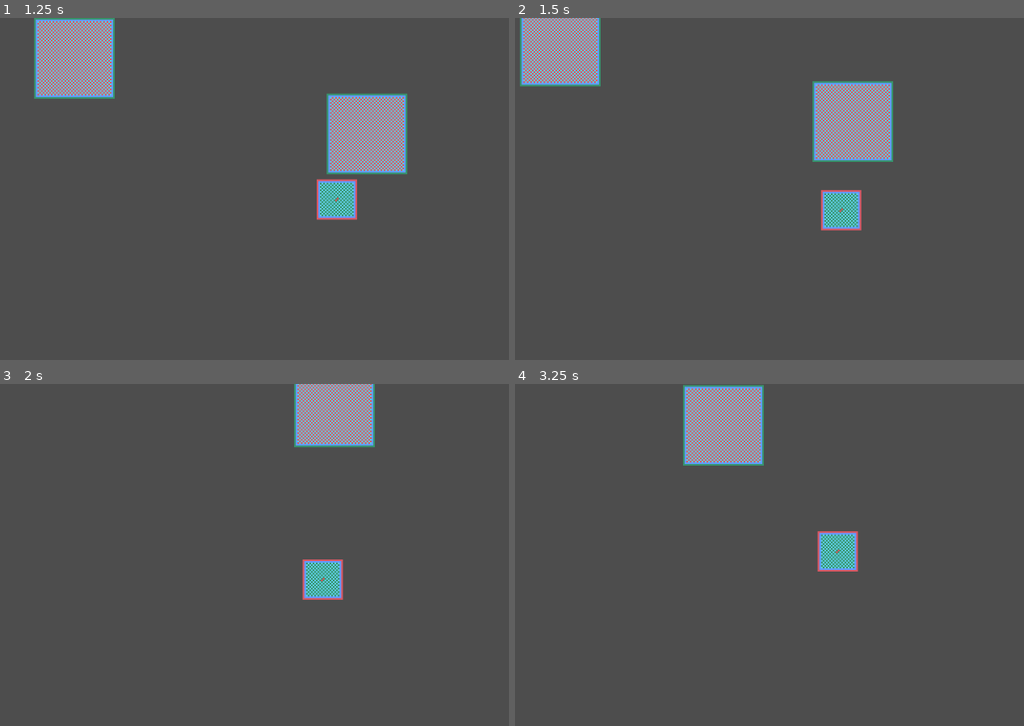
Above: before the commit, frames 1-4 (two rows, left to right).
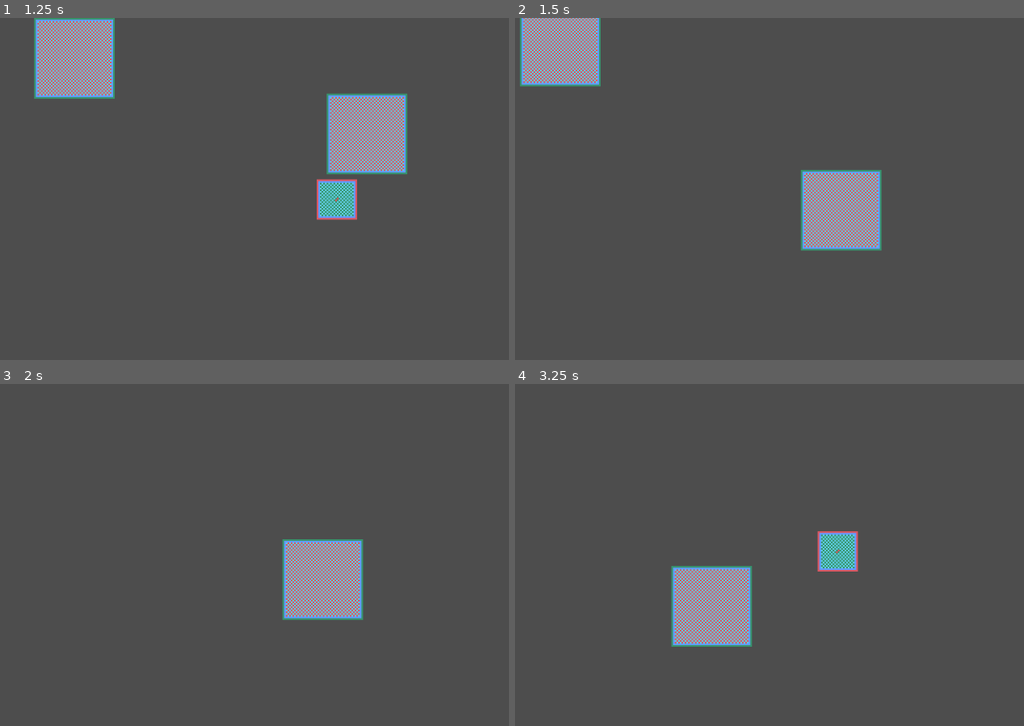
Above: after the commit, the same moments.

Repository: Laquinh/hell-duck-game
Game: Godot game, scene res://main.tscn
Two runs of this game, one before a commit and one after it. Both use one fixed random seed, a clock stepped at 60 frames per second and the inputs below.
Inputs:
- Up to frame 1 (1.25 s): tap Enter at 0.5 s; hold Right (move_right) from 0.53 s (still down); hold Space (possess, bound only after the commit) from 0.53 s (still down)
- Up to frame 2 (1.5 s): release Right (move_right) at 1.28 s; release Space (possess, bound only after the commit) at 1.28 s; hold Down (move_down) from 1.28 s (still down); tap Space (possess, bound only after the commit) at 1.35 s
- Up to frame 3 (2 s): keep holding Down (move_down)
- Up to frame 4 (3.25 s): release Down (move_down) at 2.03 s; hold Right (move_right) 2.03-2.78 s; hold Space (possess, bound only after the commit) 2.03-2.78 s; hold Up (move_up) from 2.78 s (still down); tap Space (possess, bound only after the commit) at 2.85 s

Frame 1 is identical in both runs. In frame 2, 7.5% of the frame differs, in the area x 56-75%, y 18-69%; in frame 3, 6.7%; in frame 4, 7.5%, in the area x 30-49%, y 0-77%.

Commit message:
Implement possessing furniture

Diff:
--- a/player/player.gd
+++ b/player/player.gd
@@ -3,6 +3,8 @@
 @export var speed: float = 200
 @export var acceleration: float = 1000
 @export var friction: float = 2200
+
+var possessed_furniture: Node2D = null
 
 func _physics_process(delta: float) -> void:
 	var input = Vector2.ZERO
@@ -24,3 +26,18 @@
 		velocity = velocity.move_toward(input * speed, acceleration * delta)
 
 	move_and_slide()
+
+	if possessed_furniture:
+		possessed_furniture.position = position
+
+func _input(event: InputEvent) -> void:
+	if event.is_action_pressed("possess"):
+		if possessed_furniture:
+			possessed_furniture = null
+			visible = true
+		else:
+			for area in $Area2D.get_overlapping_areas():
+				if area.name.contains("Furniture"):
+					possessed_furniture = area
+					visible = false
+					break
--- a/player/player.tscn
+++ b/player/player.tscn
@@ -1,10 +1,13 @@
-[gd_scene load_steps=4 format=3 uid="uid://d1gpphkbcphic"]
+[gd_scene load_steps=5 format=3 uid="uid://d1gpphkbcphic"]
 
 [ext_resource type="Script" uid="uid://cshdedybrrd4v" path="res://player/player.gd" id="1_4flbx"]
 [ext_resource type="Texture2D" uid="uid://dylpn1fstocga" path="res://player/ghost.png" id="2_onrkg"]
 
 [sub_resource type="RectangleShape2D" id="RectangleShape2D_sh265"]
 size = Vector2(24, 24)
+
+[sub_resource type="RectangleShape2D" id="RectangleShape2D_rkbax"]
+size = Vector2(61, 59)
 
 [node name="Player" type="CharacterBody2D"]
 z_index = 1
@@ -14,11 +17,15 @@
 [node name="Sprite2D" type="Sprite2D" parent="."]
 texture = ExtResource("2_onrkg")
 
+[node name="Camera2D" type="Camera2D" parent="."]
+zoom = Vector2(3, 3)
+position_smoothing_enabled = true
+position_smoothing_speed = 10.0
+
 [node name="CollisionShape2D" type="CollisionShape2D" parent="."]
 shape = SubResource("RectangleShape2D_sh265")
 
-[node name="Camera2D" type="Camera2D" parent="."]
-visible = false
-zoom = Vector2(3, 3)
-position_smoothing_enabled = true
-position_smoothing_speed = 10.0
+[node name="Area2D" type="Area2D" parent="."]
+
+[node name="CollisionShape2D" type="CollisionShape2D" parent="Area2D"]
+shape = SubResource("RectangleShape2D_rkbax")
--- a/project.godot
+++ b/project.godot
@@ -49,6 +49,11 @@
 , Object(InputEventKey,"resource_local_to_scene":false,"resource_name":"","device":-1,"window_id":0,"alt_pressed":false …(183 unchanged characters)…
 ]
 }
+possess={
+"deadzone": 0.2,
+"events": [Object(InputEventKey,"resource_local_to_scene":false,"resource_name":"","device":-1,"window_id":0,"alt_pressed":false,"shift_pressed":false,"ctrl_pressed":false,"meta_pressed":false,"pressed":false,"keycode":0,"physical_keycode":32,"key_label":0,"unicode":32,"location":0,"echo":false,"script":null)
+]
+}
 
 [rendering]
 
